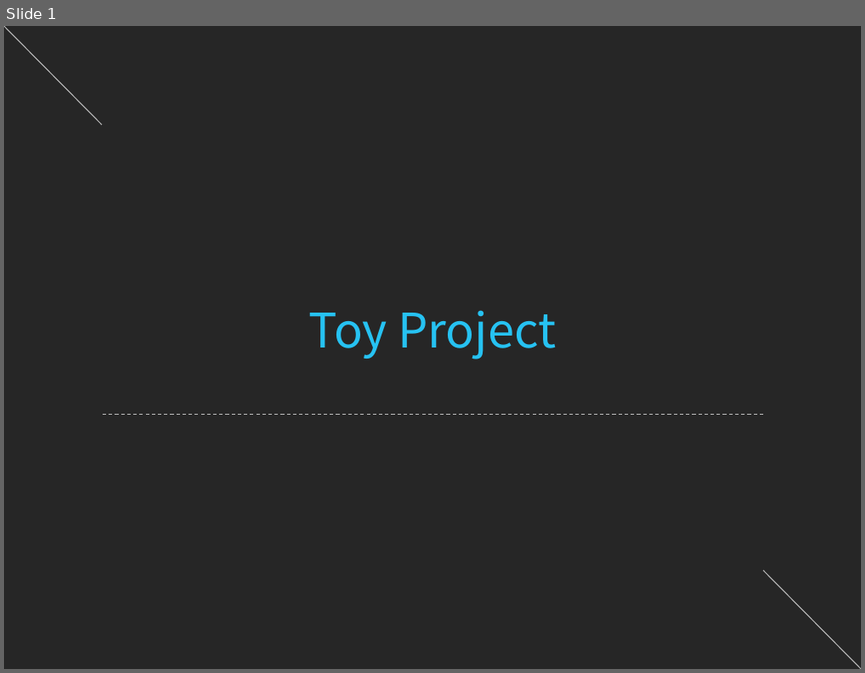
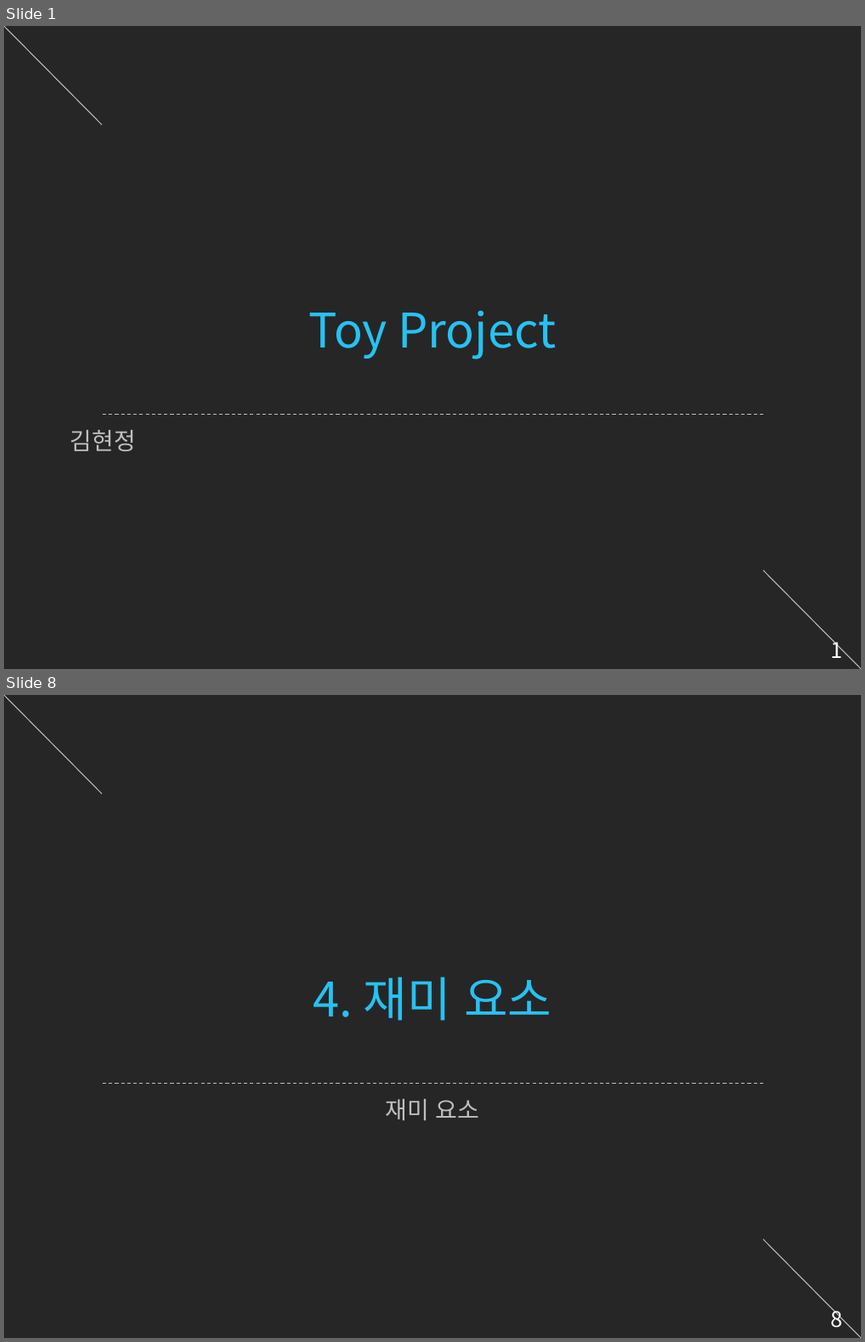
Before and after one commit to starlight97/Subingo, a slide deck: GDD/컨셉/컨셉.pptx. Shown one above the other, each under a label of ours: slide 1 before the commit, slides 1 and 8 after it; the slides between them are not shown. The pictures are 865x673 and 865x1342 pixels, drawn with LibreOffice and Linux fonts; fonts in the diff are those of the drawing. Boxes give left, top, right and bottom in pixels: in the first picture for what was removed or moved away, otherwise in the second. Text is boxed around its words. In the diff, an @@ line names an element or a change of style, - is before the commit and + after.

```diff
--- a/GDD/컨셉/컨셉.pptx
+++ b/GDD/컨셉/컨셉.pptx
@@ slide 8 added at (x1=4, y1=695, x2=861, y2=1338), background #262626; not listed: 4 template elements that a slide beside it also shows @@
@@ title added at (x1=313, y1=976, x2=551, y2=1021), 40 pt, text #26C2F2 @@
+4. 재미 요소
@@ text added at (x1=385, y1=1099, x2=480, y2=1120), 20 pt, text #BFBFBF @@
+재미 요소
@@ slide 1 changed as well @@
@@ text added at (x1=70, y1=430, x2=136, y2=451), 20 pt, text #BFBFBF @@
+김현정
@@ page number added at (x1=830, y1=637, x2=842, y2=658), 18 pt, text #FFFFFF @@
+1
```
Also in this commit, not shown: 1 other slide changed, 6 other slides added, 3 slides removed, 1 other file.
